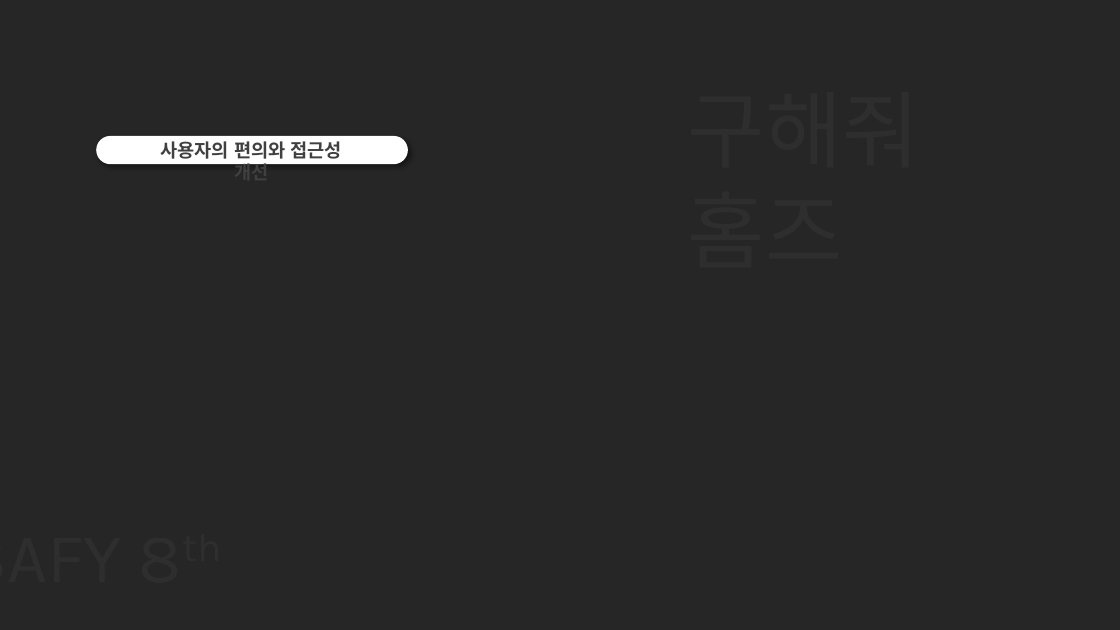
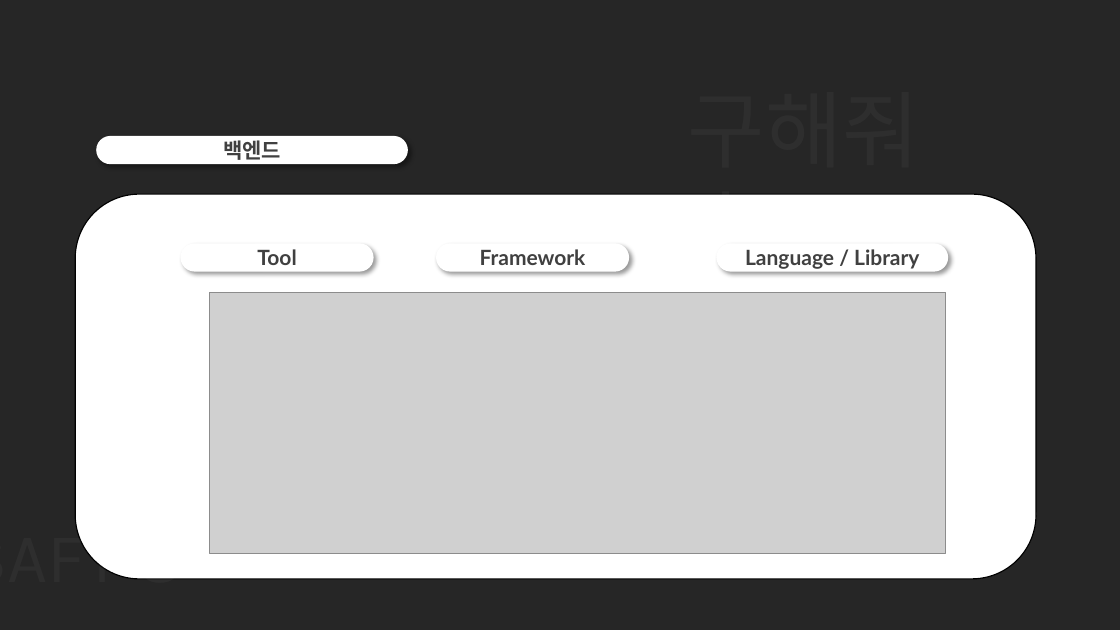
Before and after one commit to sungwookoo/apt-deal-pjt, a slide deck: slide 15 of 발표PPT_구성우_김남규.pptx (slide 9 before the commit). Drawn at 1120x630 pixels with LibreOffice and Linux fonts; fonts in the diff are those of the drawing; grey boxes stand for pictures; background and template pictures are left out. Boxes give left, top, right and bottom in pixels: in the first picture for what was removed or moved away, otherwise in the second. Text is boxed around its words. In the diff, an @@ line names an element or a change of style, - is before the commit and + after.

```diff
--- a/발표PPT_구성우_김남규.pptx
+++ b/발표PPT_구성우_김남규.pptx
@@ text removed at (160, 141, 342, 164) @@
-사용자의 편의와 접근성 개선
@@ text in rounded rectangle at (223, 140, 281, 160): text added @@
+백엔드
@@ rounded rectangle added at (76, 194, 1037, 579), fill #FFFFFF, outline #000000 1 pt @@
@@ rounded rectangle added at (181, 244, 374, 272), fill #FFFFFF, 18 pt, text #404040, bold @@
+Tool
@@ rounded rectangle added at (436, 244, 629, 272), fill #FFFFFF, 18 pt, text #404040, bold @@
+Framework
@@ rounded rectangle added at (717, 244, 949, 272), fill #FFFFFF, 18 pt, text #404040, bold @@
+Language / Library
@@ picture added at (209, 292, 946, 554) @@
```
Also in this commit, not shown: 4 other slides changed, 12 slides added.
